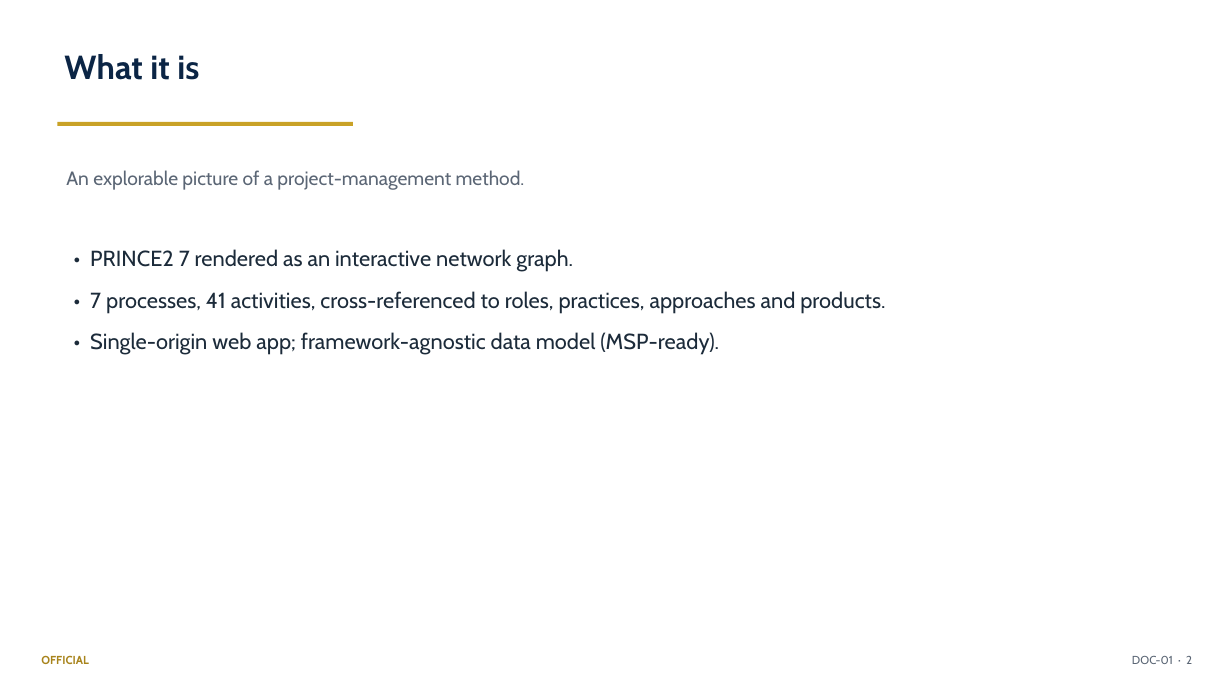
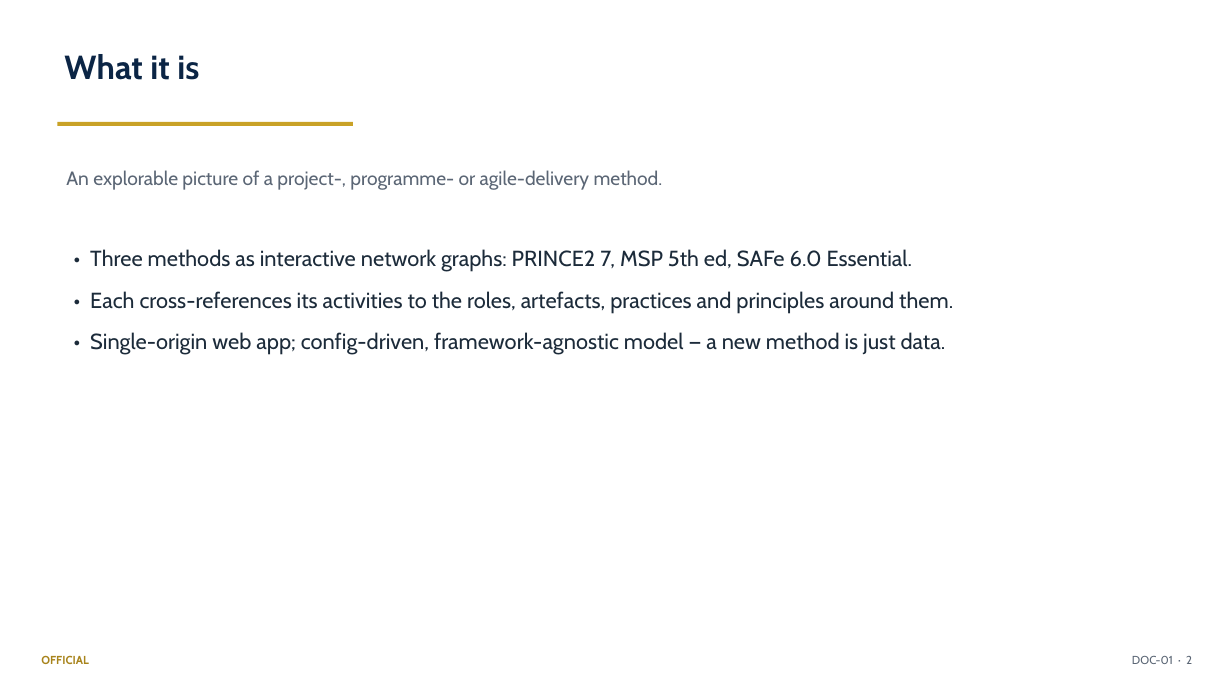
Before and after one commit to DRC63/method-map, a slide deck: slide 2 of docs/01_Architecture_and_Design_Summary.pptx. Drawn at 1232x693 pixels with LibreOffice and Linux fonts; fonts in the diff are those of the drawing. Boxes give left, top, right and bottom in pixels: in the first picture for what was removed or moved away, otherwise in the second. Text is boxed around its words. In the diff, an @@ line names an element or a change of style, - is before the commit and + after.

```diff
--- a/docs/01_Architecture_and_Design_Summary.pptx
+++ b/docs/01_Architecture_and_Design_Summary.pptx
@@ text at (66, 170, 663, 190): text changed @@
-An explorable picture of a project-management method.
+An explorable picture of a project-, programme- or agile-delivery method.
@@ text at (90, 249, 953, 355): text changed @@
-• PRINCE2 7 rendered as an interactive network graph.
-• 7 processes, 41 activities, cross-referenced to roles, practices, approaches and products.
-• Single-origin web app; framework-agnostic data model (MSP-ready).
+• Three methods as interactive network graphs: PRINCE2 7, MSP 5th ed, SAFe 6.0 Essential.
+• Each cross-references its activities to the roles, artefacts, practices and principles around them.
+• Single-origin web app; config-driven, framework-agnostic model — a new method is just data.
```
Also in this commit, not shown: 4 other slides changed, 11 other files.
